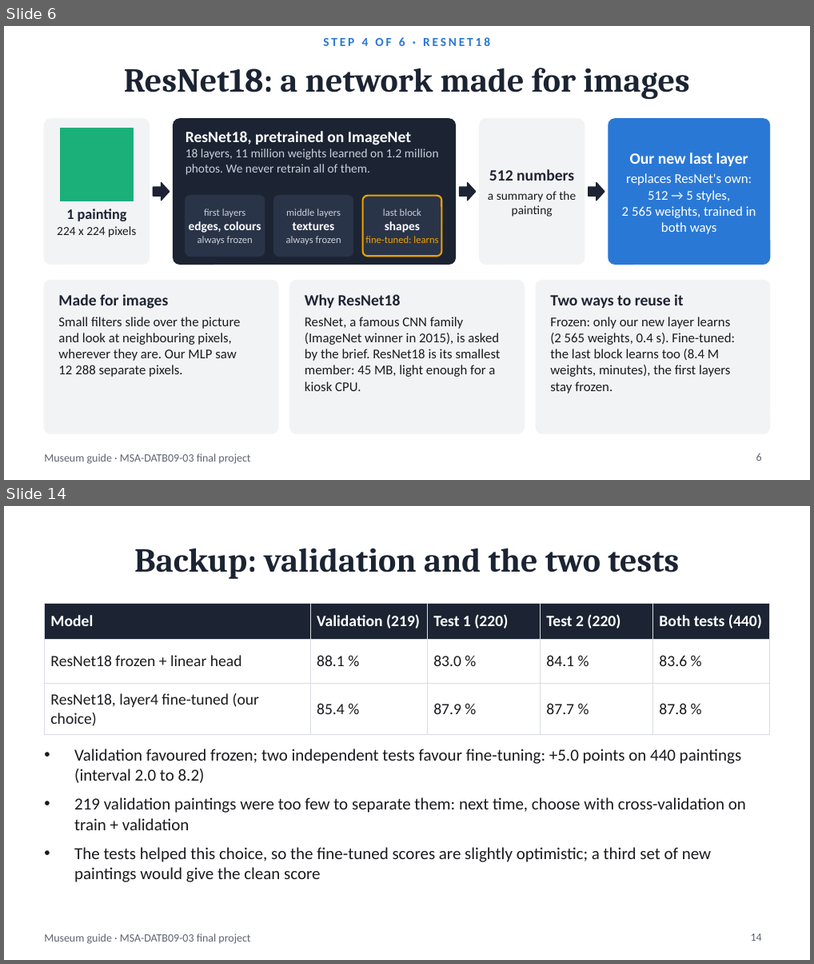
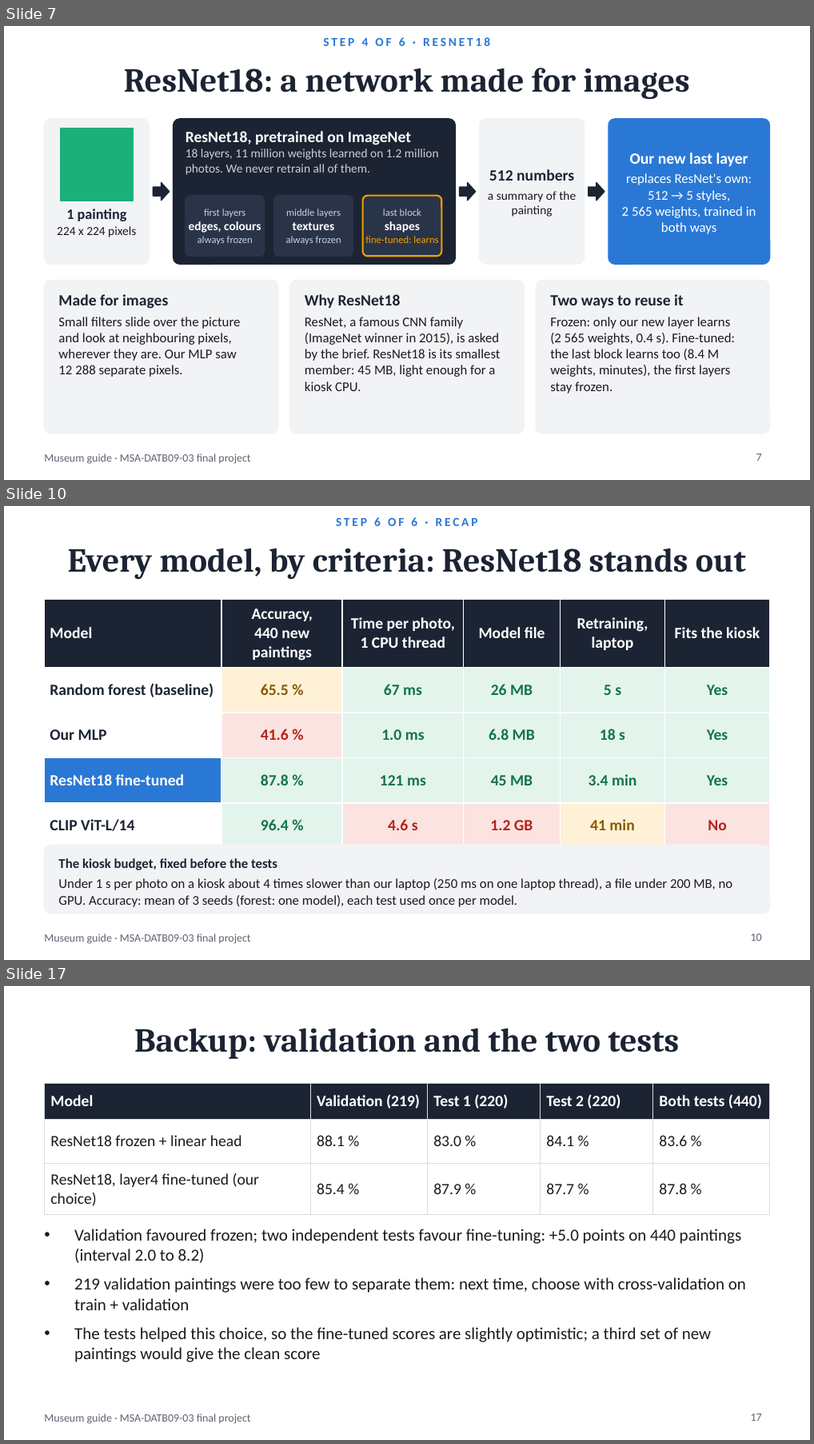
Before and after one commit to BenjaminAHS/neural-network-project, a slide deck: docs/museum_guide_presentation.pptx. Shown one above the other, each under a label of ours: slides 6 and 14 before the commit, slides 7, 10 and 17 after it; the slides between them are not shown. The pictures are 814x964 and 814x1444 pixels, drawn with LibreOffice and Linux fonts; fonts in the diff are those of the drawing. Boxes give left, top, right and bottom in pixels: in the first picture for what was removed or moved away, otherwise in the second. Text is boxed around its words. In the diff, an @@ line names an element or a change of style, - is before the commit and + after.

```diff
--- a/docs/museum_guide_presentation.pptx
+++ b/docs/museum_guide_presentation.pptx
@@ slide 10 added at [4,506,810,960], background #FFFFFF; not listed: 1 template element that a slide beside it also shows @@
@@ text added at [336,517,478,526], 11 pt, text #2A78D6, bold @@
+STEP 6 OF 6 · RECAP
@@ title added at [68,548,746,580], 30 pt, text #1C2433, bold @@
+Every model, by criteria: ResNet18 stands out
@@ table added at [44,599,770,834], 5 rows, 6 columns @@
+Model | Accuracy, 440 new paintings | Time per photo, 1 CPU thread | Model file | Retraining, laptop | Fits the kiosk
+Random forest (baseline) | 65.5 % | 67 ms | 26 MB | 5 s | Yes
+Our MLP | 41.6 % | 1.0 ms | 6.8 MB | 18 s | Yes
+ResNet18 fine-tuned | 87.8 % | 121 ms | 45 MB | 3.4 min | Yes
+CLIP ViT-L/14 | 96.4 % | 4.6 s | 1.2 GB | 41 min | No
@@ rounded rectangle added at [44,844,770,913], fill #F2F3F5, outline #F2F3F5 1 pt @@
@@ text added at [58,858,734,907], 12 pt, text #1B1B1F @@
+The kiosk budget, fixed before the tests
+Under 1 s per photo on a kiosk about 4 times slower than our laptop (250 ms on one laptop thread), a file under 200 MB, no GPU. Accuracy: mean of 3 seeds (forest: one model), each test used once per model.
@@ page number added at [751,933,762,940], 10 pt, text #5F6473 @@
+10
@@ what was slide 6 is now slide 7 @@
@@ page number at [757,453,762,460]: text changed @@
-6
+7
@@ what was slide 14 is now slide 17 @@
@@ page number at [751,1413,762,1420]: text changed @@
-14
+17
```
Also in this commit, not shown: 16 slides changed, 2 other slides added, 14 other files.
